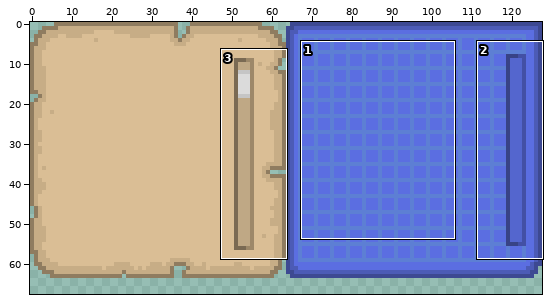
File history of a pixel-art file, workdir/asperate projects/GUI-test.aseprite. The picture above shows the old version from afar; the outline marks the close-up.
Close-up. Before:
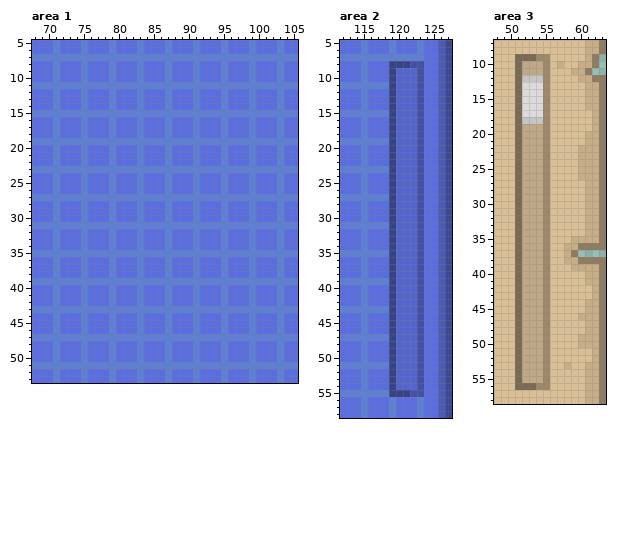
128x128 pixels, 1 frame. Colours within 5 levels of each other are drawn and written as one. Shown: area 1: x 68..105, y 5..53; area 2: x 112..127, y 5..58; area 3: x 48..63, y 7..58. The wide view leaves out empty margins.
After:
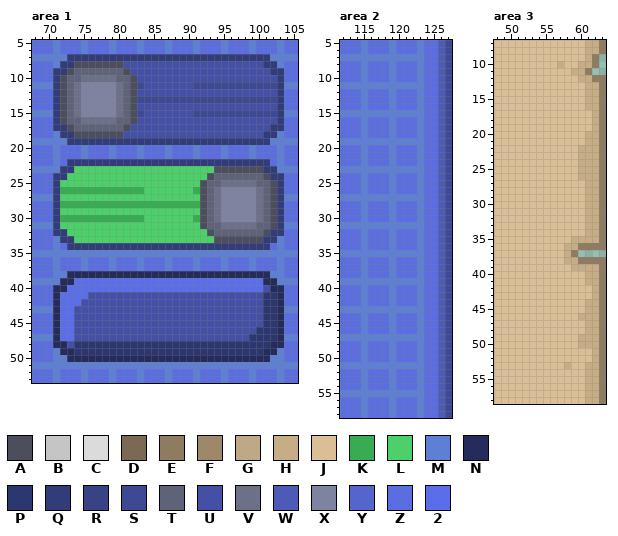
Palette (. is transparent): A #4c4e5e  B #c5c5c5  C #dbdbdb  D #7a6a53  E #8f7c60  F #9d8869  G #bfa885  H #c7ad86  J #dabe95  K #39ab52  L #4cd069  M #5d7fd4  N #252c5c  P #2c366f  Q #323c79  R #384386  S #3d4992  T #5f6379  U #4350a5  V #6c7189  W #4c5bb6  X #7e83a1  Y #5466ce  Z #5b6ee1  2 #5b6eea
What changed:
layer "switch" added
layer "button" added
layer "switch_button" added
layer "hive" now hidden
layer "slider" now hidden
layer "hive #2" now hidden
Changed rows in their new state; - is an unchanged pixel.
Area 1:
first column x 71:
 7 --QQQQQQQQQQQQQQQQQQQQQQQQQQQQQ--
 8 -QQAAAAAAAUUUUUUUUUUUUUUUUUUUUQQ-
 9 QQATTTTTTTAUUUUUUUUUUUUUUUUUUUUQQ
10 QATTVVVVVTTAUUUUUUUUUUUUUUUUUUUUQ
11 QATVXXXXXVTASUUUUUUUSSSSSSSSSSSSQ
12 QATVXXXXXVTAUUUUUUUUUUUUUUUUUUUUQ
13 QATVXXXXXVTASSSSSSSSSSSSSSSSSSSSQ
14 QATVXXXXXVTAUUUUUUUUUUUUUUUUUUUUQ
15 QATVXXXXXVTASUUUUUUUSSSSSSSSSSSSQ
16 QATTVVVVVTTAUUUUUUUUUUUUUUUUUUUUQ
17 QQATTTTTTTAUUUUUUUUUUUUUUUUUUUUQQ
18 -QQAAAAAAAUUUUUUUUUUUUUUUUUUUUQQ-
19 --QQQQQQQQQQQQQQQQQQQQQQQQQQQQQ--
22 --QQQQQQQQQQQQQQQQQQQQQQQQQQQQQ--
23 -QQLLLLLLLLLLLLLLLLLLLLAAAAAAAQQ-
24 QQLLLLLLLLLLLLLLLLLLLLATTTTTTTAQQ
25 QLLLLLLLLLLLLLLLLLLLLATTVVVVVTTAQ
26 QKKKKKKKKKKKKLLLLLLLKATVXXXXXVTAQ
27 QLLLLLLLLLLLLLLLLLLLLATVXXXXXVTAQ
28 QKKKKKKKKKKKKKKKKKKKKATVXXXXXVTAQ
29 QLLLLLLLLLLLLLLLLLLLLATVXXXXXVTAQ
30 QKKKKKKKKKKKKLLLLLLLKATVXXXXXVTAQ
31 QLLLLLLLLLLLLLLLLLLLLATTVVVVVTTAQ
32 QQLLLLLLLLLLLLLLLLLLLLATTTTTTTAQQ
33 -QQLLLLLLLLLLLLLLLLLLLLAAAAAAAQQ-
34 --QQQQQQQQQQQQQQQQQQQQQQQQQQQQQ--
first column x 71:
38 -MNNNNNNNNNNNNNNNNNNNNNNNNNNNNNM-
39 -NN222222222222222222222222222NN-
40 NN2222222222222222222222222222UNN
41 N2222UUUUUUUUUUUUUUUUUUUUUUUUUPPN
42 N222UUUUUUUUUUUUUUUUUUUUUUUUUUPPN
43 N22UUUUUUUUUUUUUUUUUUUUUUUUUUUPPN
44 N22UUUUUUUUUUUUUUUUUUUUUUUUUUUPPN
45 N22UUUUUUUUUUUUUUUUUUUUUUUUUUUPPN
46 N22UUUUUUUUUUUUUUUUUUUUUUUUUUPPPN
47 N22UUUUUUUUUUUUUUUUUUUUUUUUUPPPPN
48 NNUPPPPPPPPPPPPPPPPPPPPPPPPPPPPNN
49 -NNPPPPPPPPPPPPPPPPPPPPPPPPPPPNN-
50 -MNNNNNNNNNNNNNNNNNNNNNNNNNNNNNM-
Area 2:
first column x 119:
 8 MZZZM
 9 MZZZM
10 MZZZM
11 MMMMM
12 MZZZM
13 MZZZM
14 MZZZM
15 MMMMM
16 MZZZM
17 MZZZM
18 MZZZM
19 MMMMM
20 MZZZM
21 MZZZM
22 MZZZM
23 MMMMM
24 MZZZM
25 MZZZM
26 MZZZM
27 MMMMM
28 MZZZM
29 MZZZM
30 MZZZM
31 MMMMM
32 MZZZM
33 MZZZM
34 MZZZM
35 MMMMM
36 MZZZM
37 MZZZM
38 MZZZM
39 MMMMM
40 MZZZM
41 MZZZM
42 MZZZM
43 MMMMM
44 MZZZM
45 MZZZM
46 MZZZM
47 MMMMM
48 MZZZM
49 MZZZM
50 MZZZM
51 MMMMM
52 MZZZM
53 MZZZM
54 MZZZM
55 MMMMM
Area 3:
first column x 51:
 9 JJJJJ
10 JJJJJ
11 JJJJJ
12 JJJJJ
13 JJJJJ
14 JJJJJ
15 JJJJJ
16 JJJJJ
17 JJJJJ
18 JJJJJ
19 JJJJJ
20 JJJJJ
21 JJJJJ
22 JJJJJ
23 JJJJJ
24 JJJJJ
25 JJJJJ
26 JJJJJ
27 JJJJJ
28 JJJJJ
29 JJJJJ
30 JJJJJ
31 JJJJJ
32 JJJJJ
33 JJJJJ
34 JJJJJ
35 JJJJJ
36 JJJJJ
37 JJJJJ
38 JJJJJ
39 JJJJJ
40 JJJJJ
41 JJJJJ
42 JJJJJ
43 JJJJJ
44 JJJJJ
45 JJJJJ
46 JJJJJ
47 JJJJJ
48 JJJJJ
49 JJJJJ
50 JJJJJ
51 JJJJJ
52 JJJJJ
53 JJJJJ
54 JJJJJ
55 JJJJJ
56 JJJJJ
Boxes around the changes in both close-ups, in picture pixels (x1, y1, x2, y2):
changed: (53, 54, 284, 250)
changed: (53, 271, 284, 362)
changed: (389, 61, 424, 397)
changed: (515, 54, 550, 390)
